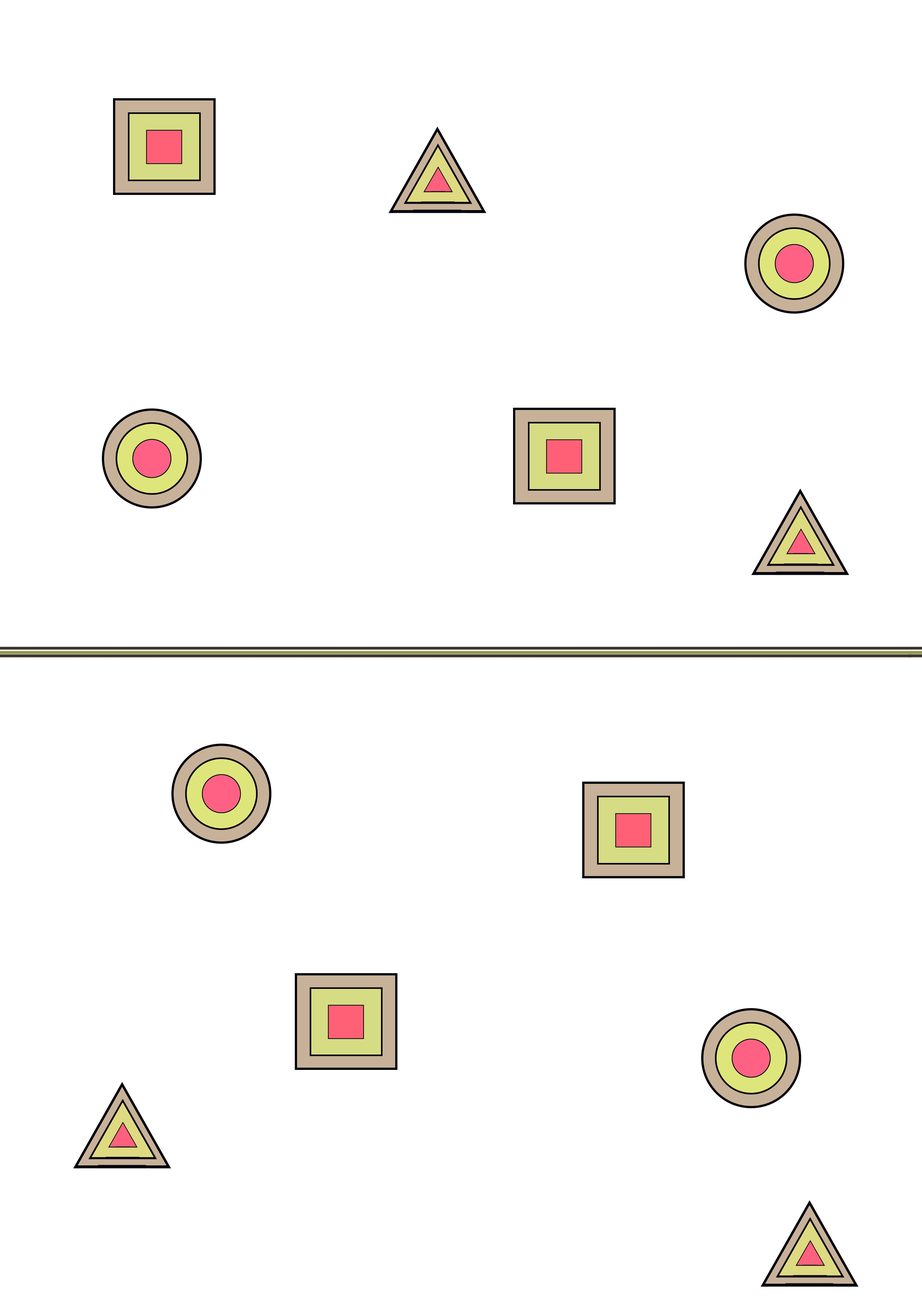
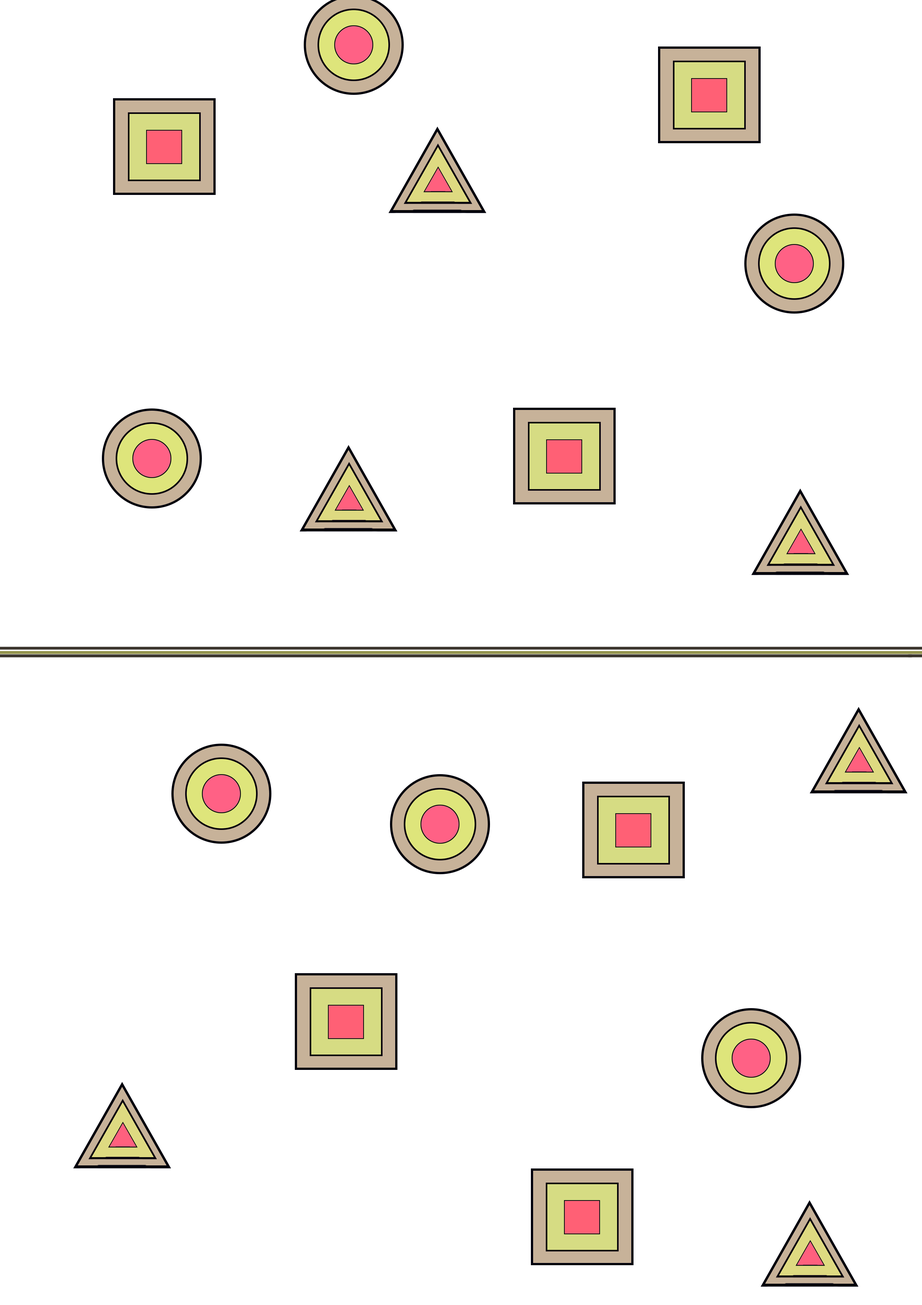
Layers edited between the first and the second 922 × 1305 image:
added group "triangle" (2nd of 6) with 3 layers above "triangle" over [299, 444, 398, 532]
added layer "Layer 2 copy" (4th of 18, in "triangle") in group "triangle" over [334, 484, 365, 511]
added layer "Layer 2 copy" (5th of 18, in "triangle") in group "triangle" over [315, 461, 384, 523]
added layer "Layer 2 copy" (6th of 18, in "triangle") in group "triangle" over [299, 444, 398, 532]
added group "triangle" (5th of 6) with 3 layers above "triangle" over [810, 706, 908, 794]
added layer "Layer 2 copy" (13th of 18, in "triangle") in group "triangle" over [844, 746, 875, 773]
added layer "Layer 2 copy" (14th of 18, in "triangle") in group "triangle" over [825, 723, 894, 785]
added layer "Layer 2 copy" (15th of 18, in "triangle") in group "triangle" over [810, 706, 908, 794]
added group "Square" (2nd of 6) with 3 layers above "Square" over [531, 1168, 634, 1265]
added layer "Layer 31" in group "Square" over [564, 1199, 601, 1235]
added layer "Layer 30" in group "Square" over [545, 1182, 619, 1252]
added layer "Layer 29" in group "Square" over [531, 1168, 634, 1265]
added group "Square" (3rd of 6) with 3 layers above "Square" over [658, 46, 761, 144]
added layer "Layer 28" in group "Square" over [691, 78, 728, 113]
added layer "Layer 27" in group "Square" over [673, 60, 747, 130]
added layer "Layer 26" in group "Square" over [658, 46, 761, 144]
added group "Circle" (1st of 6) with 3 layers above "Circle" over [390, 773, 491, 875]
added layer "Layer 37" in group "Circle" over [420, 804, 460, 844]
added layer "Layer 36" in group "Circle" over [403, 787, 477, 861]
added layer "Layer 35" in group "Circle" over [390, 773, 491, 875]
added group "Circle" (2nd of 6) with 3 layers above "Circle" over [303, 0, 404, 95]
added layer "Layer 34" in group "Circle" over [334, 25, 374, 65]
added layer "Layer 33" in group "Circle" over [317, 8, 391, 82]
added layer "Layer 32" in group "Circle" over [303, 0, 404, 95]
